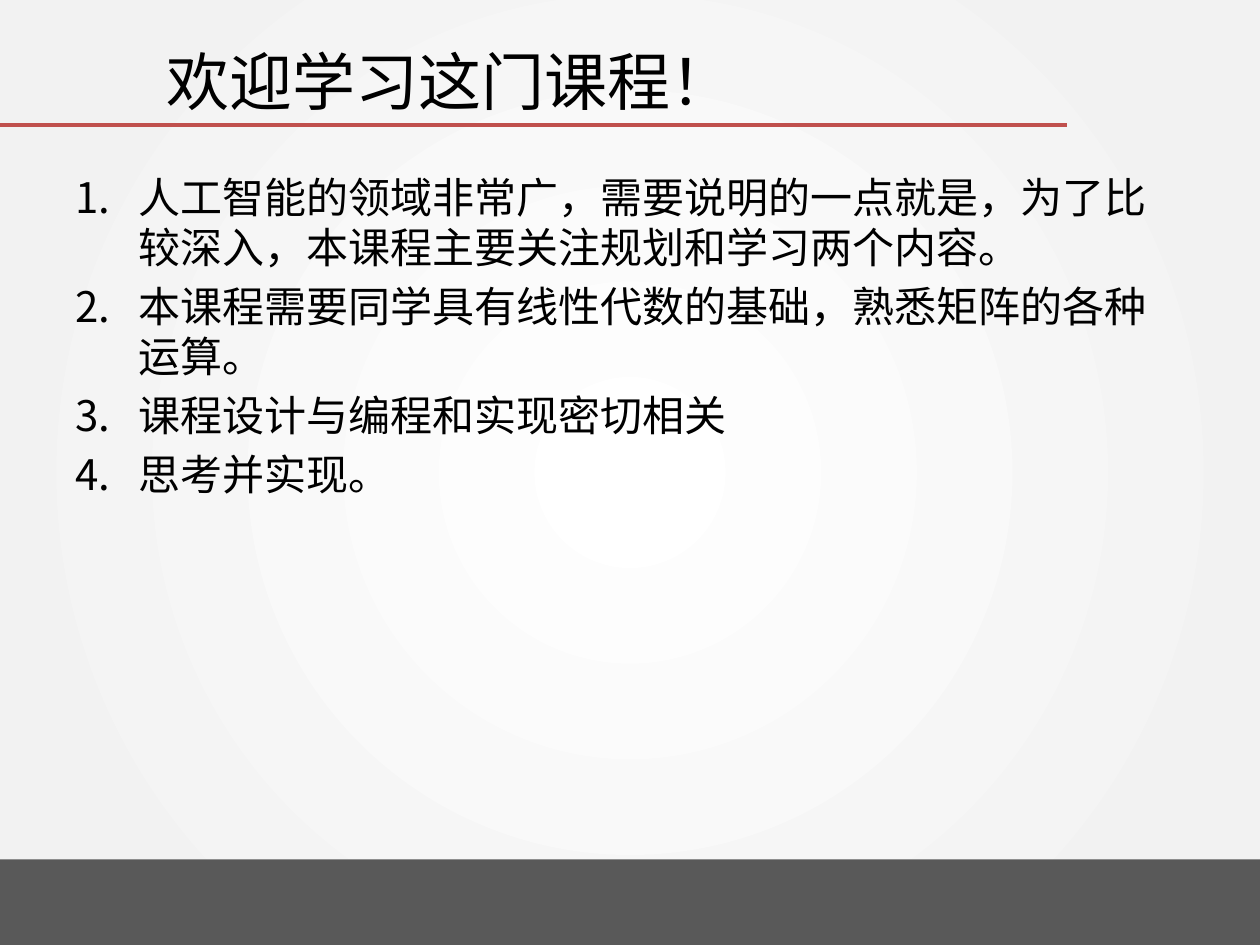
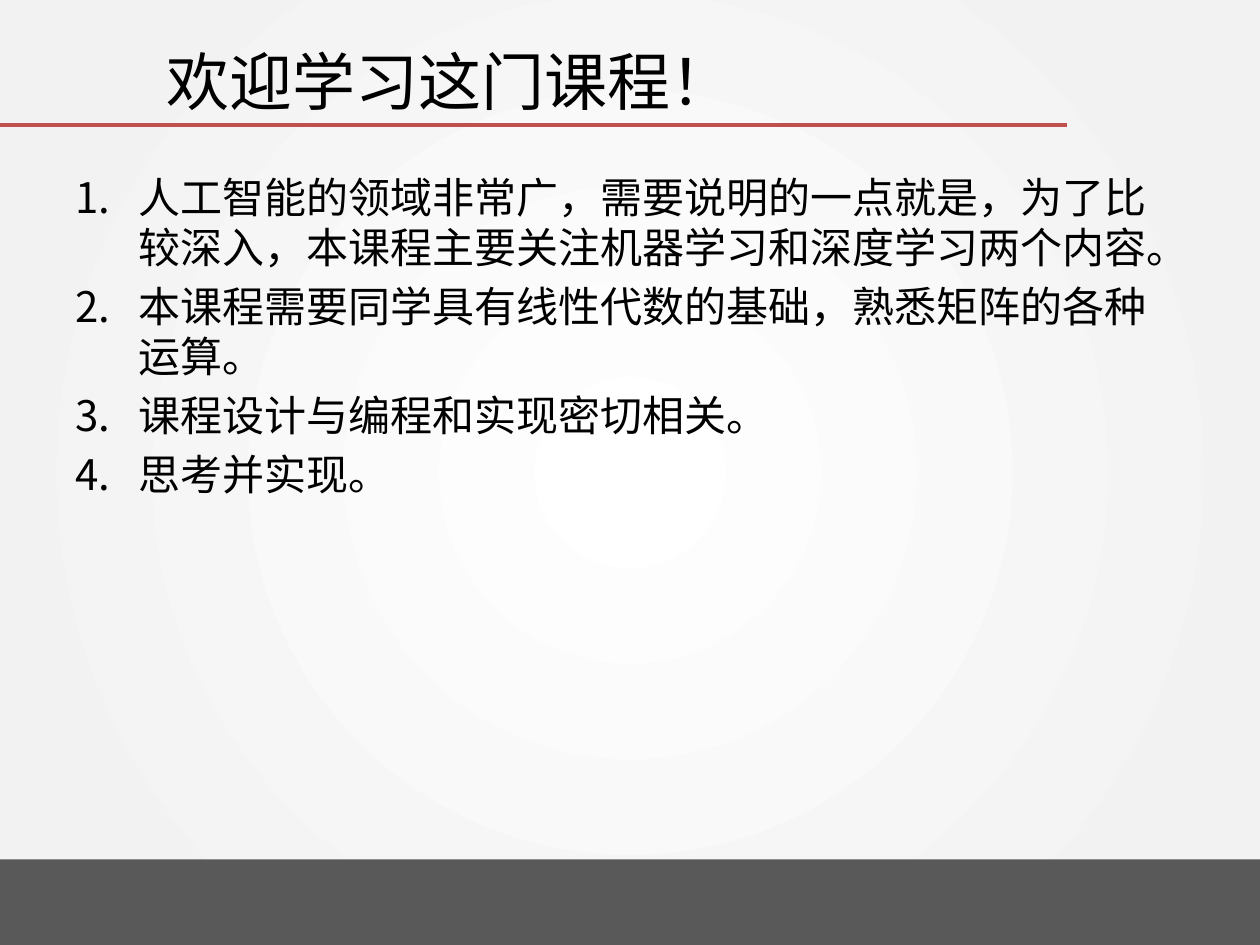
Before and after one commit to DavidPeng11/Artificial_Intelligence_2018, a slide deck: slide 3 of chapter 01 - Linear regression with one variable/Aritificial_Intelligence.pptx. Drawn at 1260x945 pixels with LibreOffice and Linux fonts; fonts in the diff are those of the drawing; background and template pictures are left out. Boxes give left, top, right and bottom in pixels: in the first picture for what was removed or moved away, otherwise in the second. Text is boxed around its words. In the diff, an @@ line names an element or a change of style, - is before the commit and + after.

```diff
--- a/chapter 01 - Linear regression with one variable/Aritificial_Intelligence.pptx
+++ b/chapter 01 - Linear regression with one variable/Aritificial_Intelligence.pptx
@@ text at <box>139,177,1189,268</box>: text changed @@
-1. 人工智能的领域非常广，需要说明的一点就是，为了比较深入，本课程主要关注规划和学习两个内容。
+1. 人工智能的领域非常广，需要说明的一点就是，为了比较深入，本课程主要关注机器学习和深度学习两个内容。
@@ text at <box>139,395,769,435</box>: text changed @@
-3. 课程设计与编程和实现密切相关
+3. 课程设计与编程和实现密切相关。
```
Also in this commit, not shown: 3 other slides changed, 1 slide added, 2 other files.
